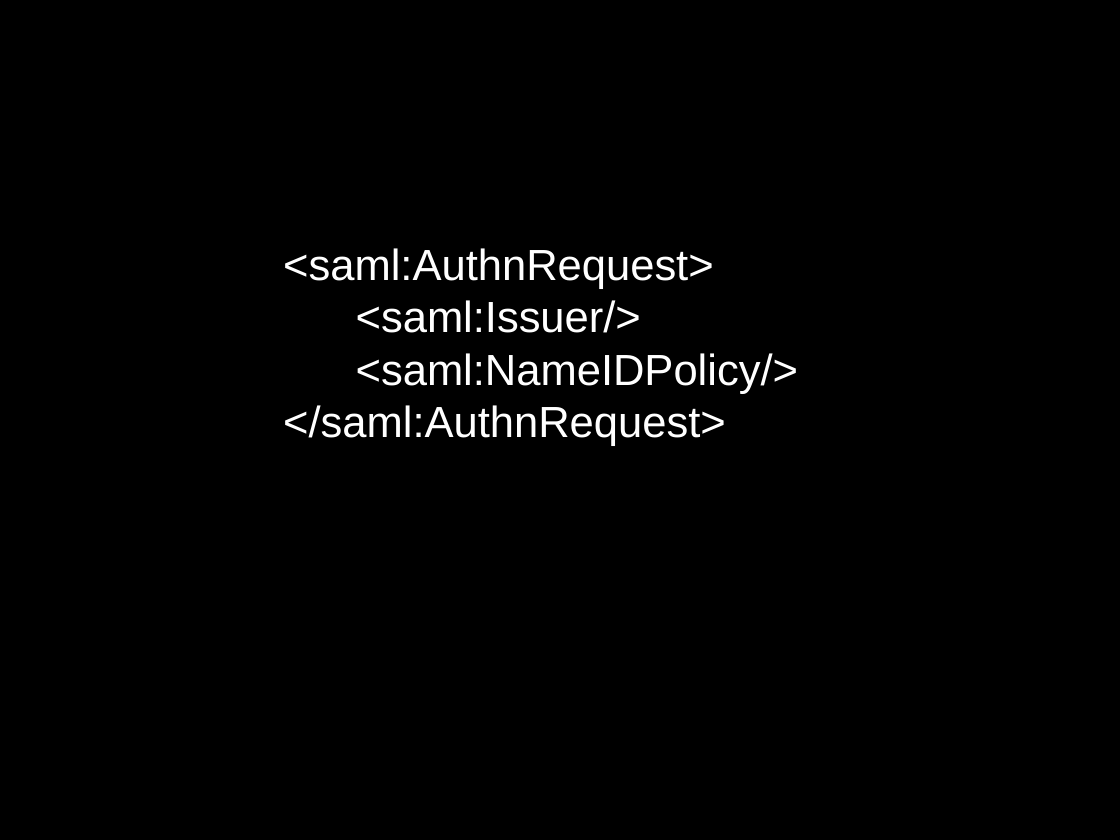
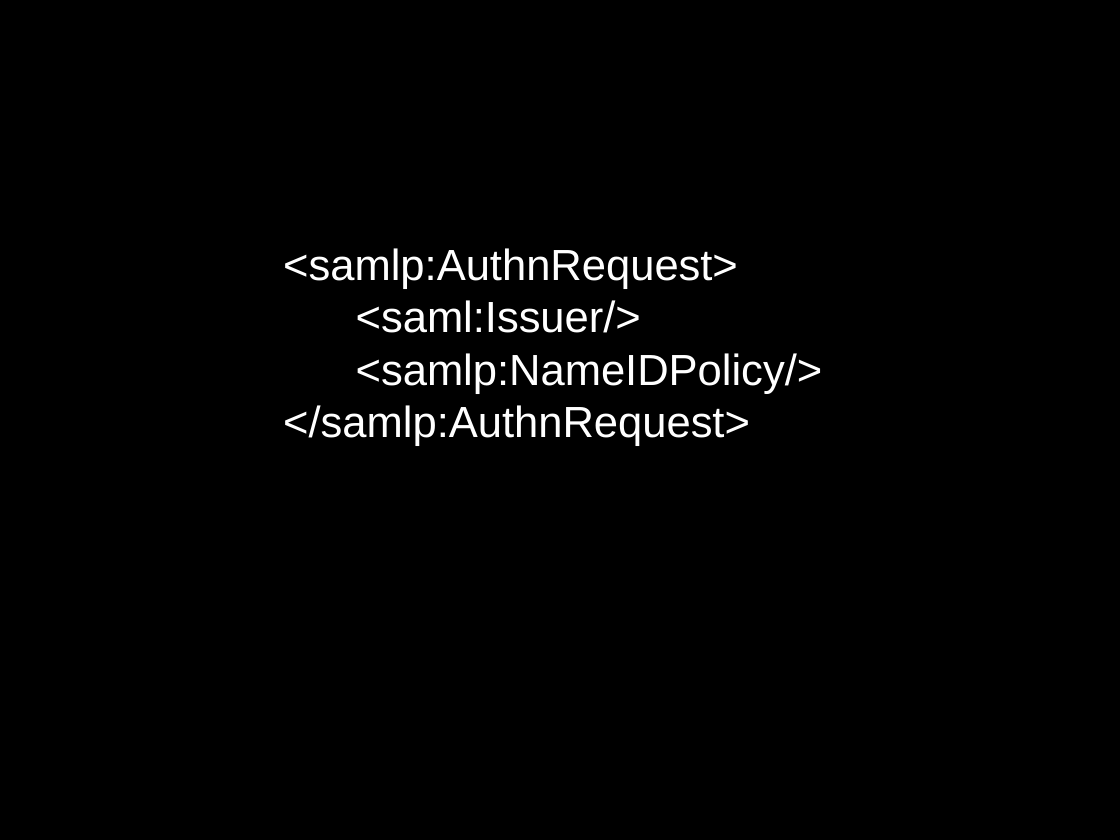
Before and after one commit to janasle/javabin-saml-demo, a slide deck: slide 9 of notes/javabin_saml.ppt (slide 10 before the commit). Drawn at 1120x840 pixels with LibreOffice and Linux fonts; fonts in the diff are those of the drawing. Boxes give left, top, right and bottom in pixels: in the first picture for what was removed or moved away, otherwise in the second. Text is boxed around its words. In the diff, an @@ line names an element or a change of style, - is before the commit and + after.

```diff
--- a/notes/javabin_saml.ppt
+++ b/notes/javabin_saml.ppt
@@ text "<samlp:AuthnRequest>" at bbox=[283, 248, 823, 446]: vertical alignment top to middle @@
@@ text at bbox=[283, 248, 738, 289]: text changed @@
-<saml:AuthnRequest>
+<samlp:AuthnRequest>
@@ text at bbox=[283, 353, 823, 446]: text changed @@
-<saml:NameIDPolicy/>
-</saml:AuthnRequest>
+<samlp:NameIDPolicy/>
+</samlp:AuthnRequest>
```
Also in this commit, not shown: 11 other slides changed, 6 slides added, 2 slides removed, 23 other files.
